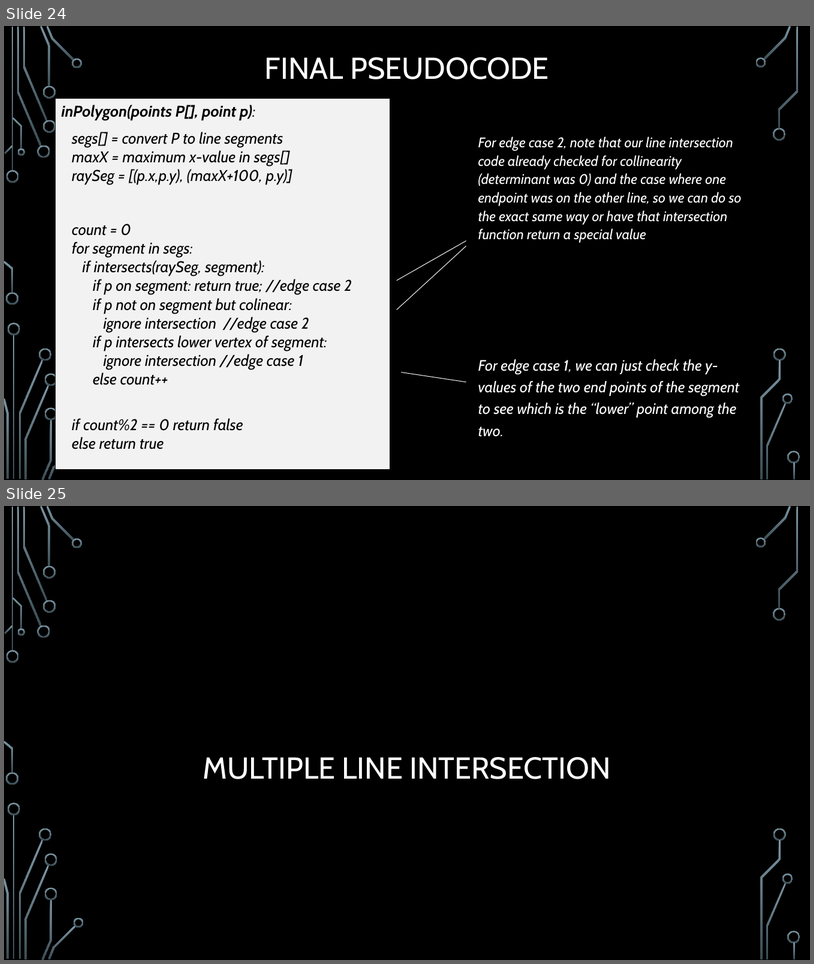
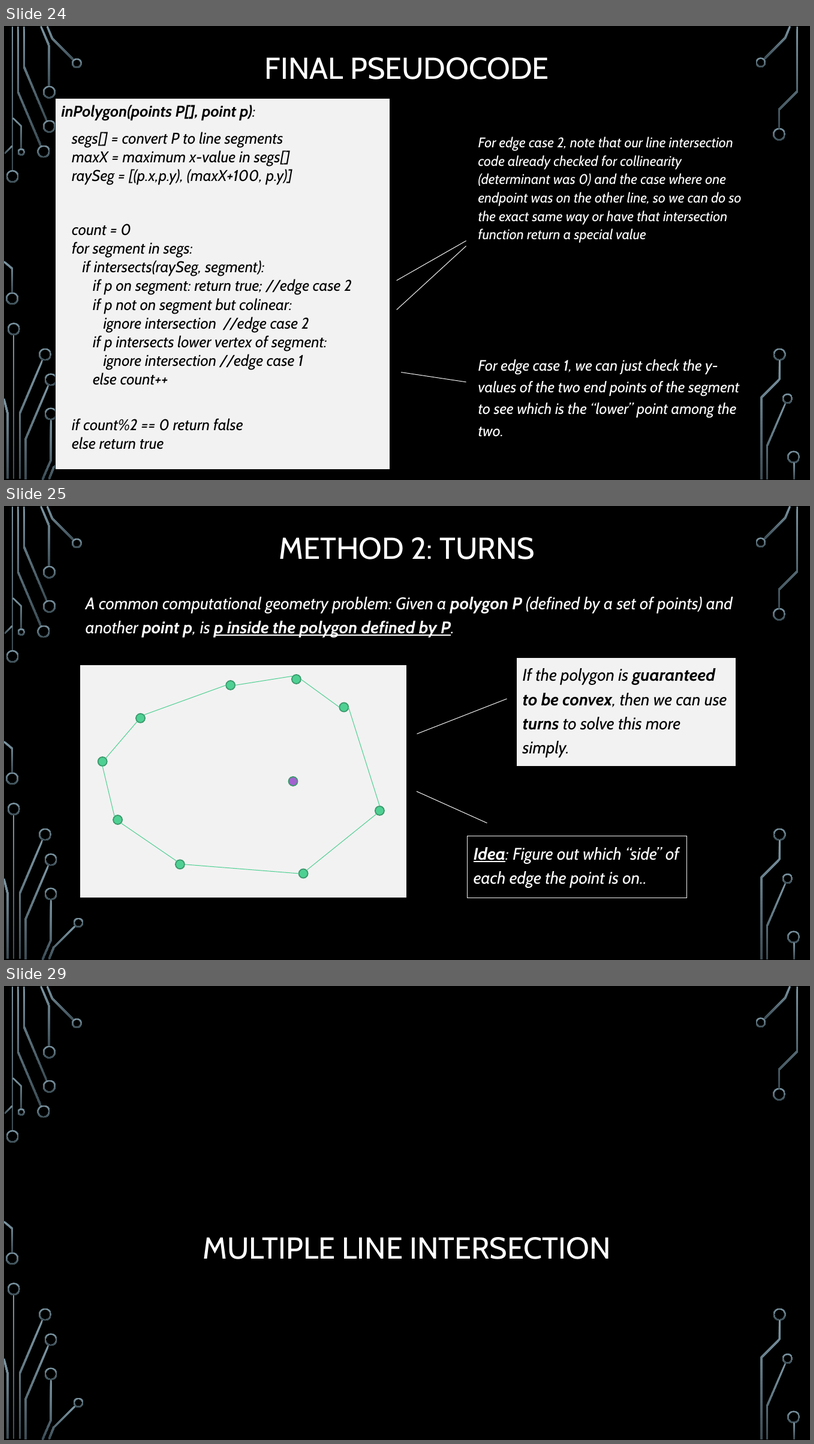
Before and after one commit to janiceeguo/advAlgo, a slide deck: slides/ComputationalGeom-part1-Intersections.pptx. Shown one above the other, each under a label of ours: slides 24 and 25 before the commit, slides 24, 25 and 29 after it; the slides between them are not shown. The pictures are 814x964 and 814x1444 pixels, drawn with LibreOffice and Linux fonts; fonts in the diff are those of the drawing; background and template pictures are left out. Boxes give left, top, right and bottom in pixels: in the first picture for what was removed or moved away, otherwise in the second. Text is boxed around its words. In the diff, an @@ line names an element or a change of style, - is before the commit and + after.

```diff
--- a/slides/ComputationalGeom-part1-Intersections.pptx
+++ b/slides/ComputationalGeom-part1-Intersections.pptx
@@ slide 25 added at [4,506,810,960], background picture (left out); not listed: 36 template elements that a slide beside it also shows @@
@@ title added at [279,537,535,559], 36 pt, text #FFFFFF @@
+METHOD 2: TURNS
@@ text added at [86,597,733,637], 20 pt, text #FFFFFF, italic @@
+A common computational geometry problem: Given a polygon P (defined by a set of points) and another point p, is p inside the polygon defined by P.
@@ rectangle added at [517,657,737,766], fill #F2F2F2, outline #000000 0.75 pt, 20 pt, text #000000, italic @@
+If the polygon is guaranteed to be convex, then we can use turns to solve this more simply.
@@ line added from (417, 733) to (507, 699), #F2F2F2 0.75 pt @@
@@ group added at [80,664,408,897]: 10 ellipses, 9 lines, 1 rectangle @@
@@ line added from (417, 791) to (488, 823), #F2F2F2 0.75 pt @@
@@ rectangle added at [468,835,687,897], outline #F2F2F2 0.75 pt, 20 pt, text #FFFFFF, italic @@
+Idea: Figure out which “side” of each edge the point is on..
@@ what was slide 25 is now slide 29 @@
```
Also in this commit, not shown: 7 slides changed, 3 other slides added, 3 other files.
